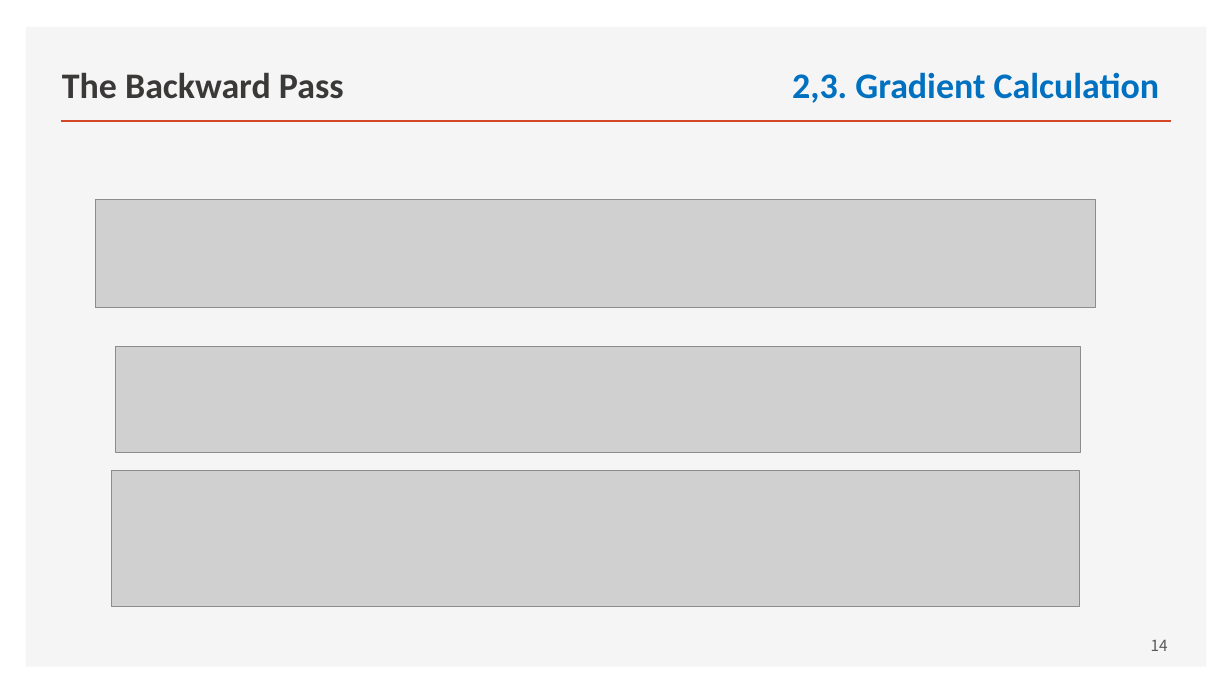
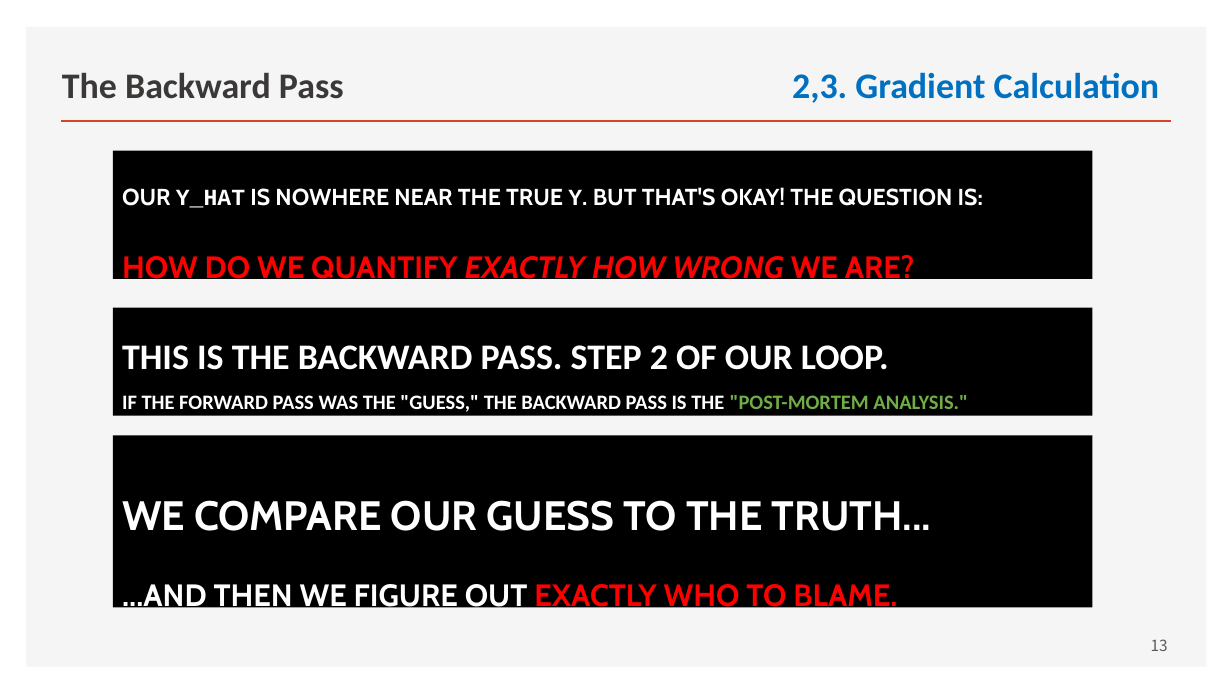
Before and after one commit to ancestor9/mathematics-for-machine-learning, a slide deck: slide 13 of Linear_Algebra/w5_02_Deep_Learning_with_pytorch.pptx (slide 14 before the commit). Drawn at 1232x693 pixels with LibreOffice and Linux fonts; fonts in the diff are those of the drawing; grey boxes stand for pictures. Boxes give left, top, right and bottom in pixels: in the first picture for what was removed or moved away, otherwise in the second. Text is boxed around its words. In the diff, an @@ line names an element or a change of style, - is before the commit and + after.

```diff
--- a/Linear_Algebra/w5_02_Deep_Learning_with_pytorch.pptx
+++ b/Linear_Algebra/w5_02_Deep_Learning_with_pytorch.pptx
@@ rectangle added at box(113, 151, 1092, 279), fill #000000, 18 pt, text #FFFFFF, bold @@
+OUR Y_HAT IS NOWHERE NEAR THE TRUE Y. BUT THAT'S OKAY! THE QUESTION IS:
+HOW DO WE QUANTIFY EXACTLY HOW WRONG WE ARE?
@@ picture removed at box(96, 200, 1096, 307) @@
@@ rectangle added at box(113, 308, 1092, 416), fill #000000, 16 pt, text #FFFFFF, bold @@
+THIS IS THE BACKWARD PASS. STEP 2 OF OUR LOOP.
+IF THE FORWARD PASS WAS THE "GUESS," THE BACKWARD PASS IS THE "POST-MORTEM ANALYSIS."
@@ picture removed at box(116, 347, 1080, 453) @@
@@ rectangle added at box(113, 435, 1092, 607), fill #000000, 24 pt, text #FFFFFF, bold @@
+WE COMPARE OUR GUESS TO THE TRUTH...
+...AND THEN WE FIGURE OUT EXACTLY WHO TO BLAME.
@@ picture removed at box(111, 470, 1080, 606) @@
@@ page number at box(1151, 639, 1168, 651): text changed @@
-14
+13
```
Also in this commit, not shown: 6 other slides changed, 1 slide removed.
